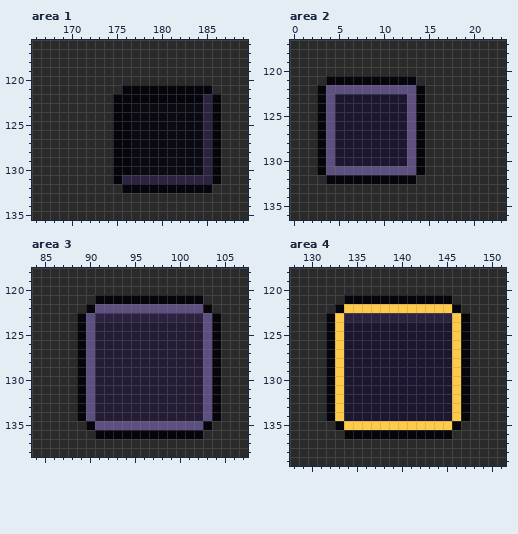
Edited in one commit: pixel-art file (art/ui/ui_kit.aseprite). Above is the file before it was changed.
347x534 pixels, 1 frame. Colours within 5 levels of each other are drawn and written as one. Shown: area 1: x 166..189, y 116..135; area 2: x 0..23, y 117..136; area 3: x 84..107, y 118..138; area 4: x 128..151, y 118..139. The commit also changed other parts of the picture, which this record leaves out.
After the commit:
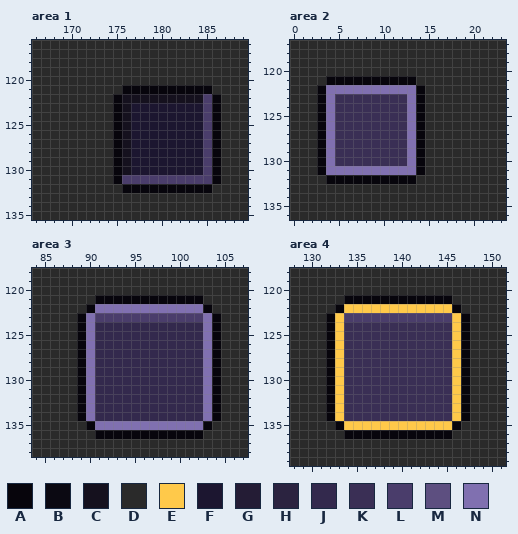
Palette (. is transparent): A #07050c  B #0b0912  C #15111e  D #2a2a2a  E #ffc94a  F #1c1630  G #241c35  H #2b2340  J #33294d  K #3a2f55  L #4a3d6b  M #5d4f80  N #8070b0
What changed:
Changed rows in their new state; - is an unchanged pixel.
Area 1:
first column x 176:
122 CCCCCCCCCL
123 CFFFFFFFFL
124 CFFFFFFFFL
125 CFFFFFFFFL
126 CFFFFFFFFL
127 CFFFFFFFFL
128 CFFFFFFFFL
129 CFFFFFFFFL
130 CFFFFFFFFL
131 LLLLLLLLLL
Area 2:
first column x 4:
122 NNNNNNNNNN
123 NKKKKKKKKN
124 NKKKKKKKKN
125 NKKKKKKKKN
126 NKKKKKKKKN
127 NKKKKKKKKN
128 NKKKKKKKKN
129 NKKKKKKKKN
130 NKKKKKKKKN
131 NNNNNNNNNN
Area 3:
first column x 90:
122 -NNNNNNNNNNNN-
123 NLLLLLLLLLLLLN
124 NJJJJJJJJJJJJN
125 NJJJJJJJJJJJJN
126 NJJJJJJJJJJJJN
127 NJJJJJJJJJJJJN
128 NJJJJJJJJJJJJN
129 NJJJJJJJJJJJJN
130 NJJJJJJJJJJJJN
131 NJJJJJJJJJJJJN
132 NJJJJJJJJJJJJN
133 NJJJJJJJJJJJJN
134 NJJJJJJJJJJJJN
135 -NNNNNNNNNNNN-
Area 4:
first column x 134:
123 LLLLLLLLLLLL
124 KKKKKKKKKKKK
125 KKKKKKKKKKKK
126 KKKKKKKKKKKK
127 KKKKKKKKKKKK
128 KKKKKKKKKKKK
129 KKKKKKKKKKKK
130 KKKKKKKKKKKK
131 KKKKKKKKKKKK
132 KKKKKKKKKKKK
133 KKKKKKKKKKKK
134 KKKKKKKKKKKK
Boxes around the changes in both pictures, in picture pixels (x1, y1, x2, y2):
changed: (122, 94, 212, 184)
changed: (326, 85, 416, 175)
changed: (86, 304, 212, 430)
changed: (344, 313, 452, 421)
